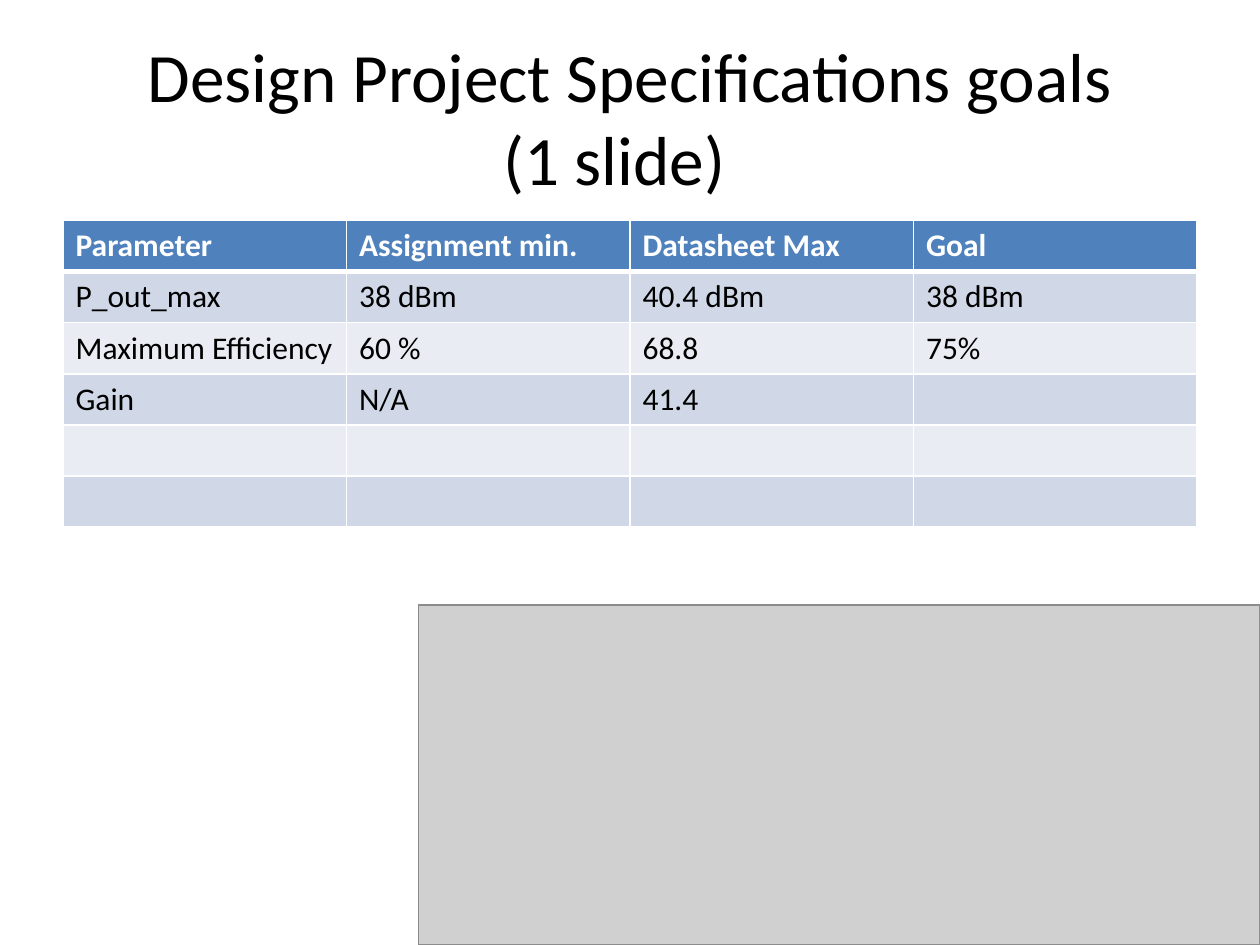
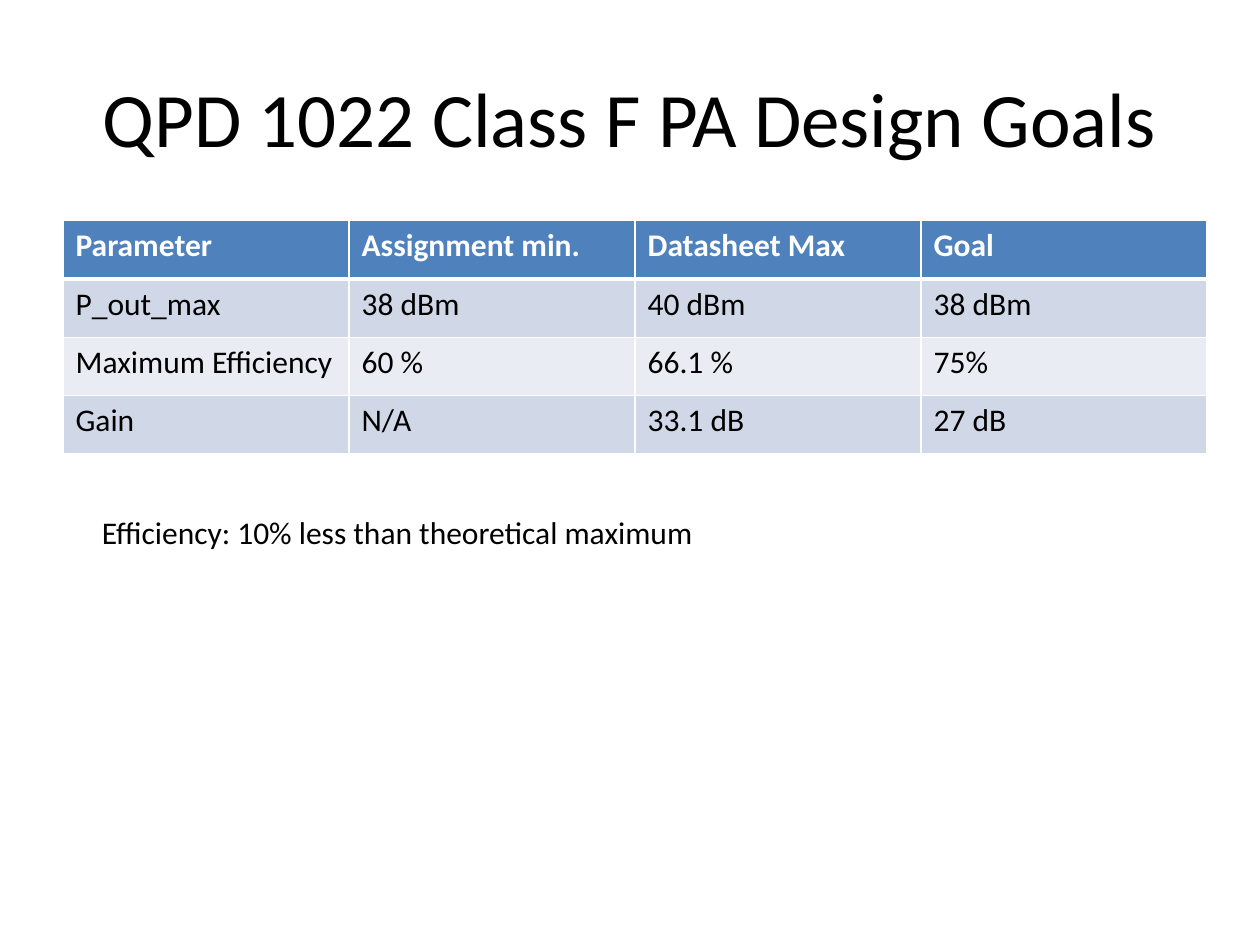
Before and after one commit to Gloamglozer/PA, a slide deck: slide 2 of PowerPoints/Valentino_Design_Goals_and_Calculations.pptx. Drawn at 1260x945 pixels with LibreOffice and Linux fonts; fonts in the diff are those of the drawing; grey boxes stand for pictures. Boxes give left, top, right and bottom in pixels: in the first picture for what was removed or moved away, otherwise in the second. Text is boxed around its words. In the diff, an @@ line names an element or a change of style, - is before the commit and + after.

Commit message:
Adding design goals ppt

```diff
--- a/PowerPoints/Valentino_Design_Goals_and_Calculations.pptx
+++ b/PowerPoints/Valentino_Design_Goals_and_Calculations.pptx
@@ title at [103,93,1156,161]: text changed; size 39.6 to 44 pt @@
-Design Project Specifications goals
-(1 slide)
+QPD 1022 Class F PA Design Goals
@@ table at [63,220,1207,454] @@
-row 2: P_out_max | 38 dBm | 40.4 dBm | 38 dBm
-row 3: Maximum Efficiency | 60 % | 68.8 | 75%
-row 4: Gain | N/A | 41.4 | 
-row 5:  |  |  | 
-row 6:  |  |  | 
+row 2: P_out_max | 38 dBm | 40 dBm | 38 dBm
+row 3: Maximum Efficiency | 60 % | 66.1 % | 75%
+row 4: Gain | N/A | 33.1 dB | 27 dB
@@ table: place and size @@
-table at [63,220,1197,527]
+table at [63,220,1207,454]
@@ text added at [102,522,693,549], 18 pt, text #000000 @@
+Efficiency: 10% less than theoretical maximum
@@ picture removed at [418,605,1260,945] @@
```
Also in this commit, not shown: 4 slides added, 1 slide removed.
